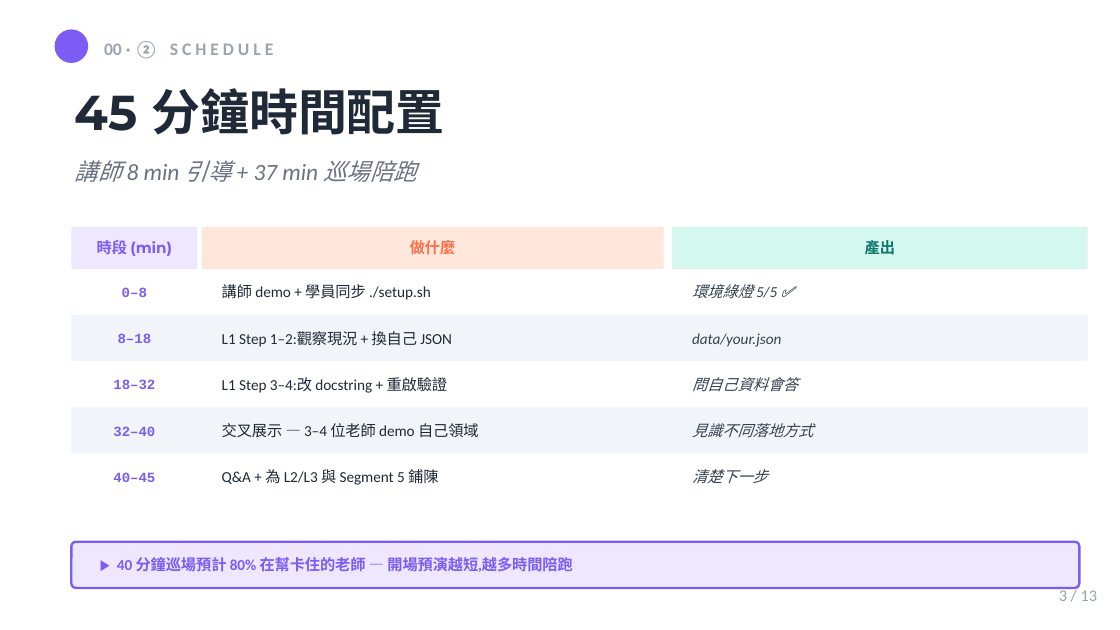
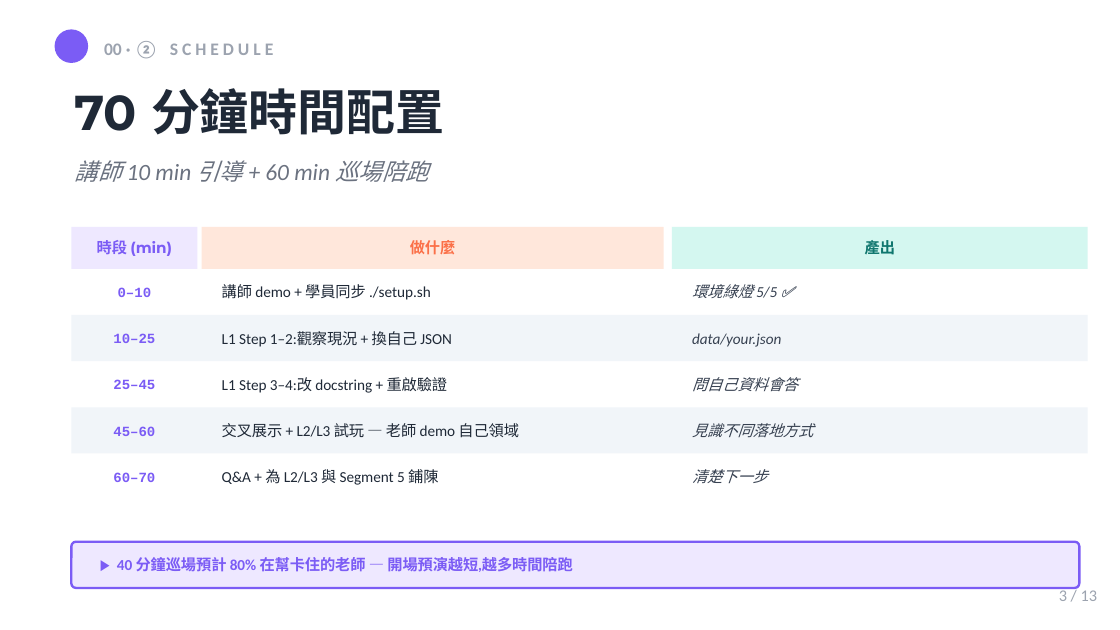
Before and after one commit to mjib007/nchu-mcp-workshop-2026, a slide deck: slide 3 of slides/04-hands-on-lab.pptx. Drawn at 1120x630 pixels with LibreOffice and Linux fonts; fonts in the diff are those of the drawing. Boxes give left, top, right and bottom in pixels: in the first picture for what was removed or moved away, otherwise in the second. Text is boxed around its words. In the diff, an @@ line names an element or a change of style, - is before the commit and + after.

Commit message:
chore: 時間表重配 — Why/How 各 20、Agentic 30、Hands-on 70、收尾 10（總 160 min）
依使用者新規劃把重心移到 hands-on:
| 段 | 舊 | 新 |
| Seg1 Why MCP       | 40 | 20 |
| Seg2 How MCP Works | 40 | 20 |
| 休息                | 10 | 10 |
| Seg3 Agentic Loop  | 35 | 30 |
| Seg4 Hands-on      | 45 | 70 |
| Seg5 收尾           | 10 | 10 |
| 總                  |180 |160 |

更新:CLAUDE.md / README 段落表 + 各段 heading、04-hands-on-lab.md
(70 分時間配置重排:10/15/20/15/10)、build-04-slides.py(cover 70min +
schedule slide 重排)+ 04 pptx 重 build、docs/index.html + index-local.html
(timeline seg-time + 各段 duration tag)。

「三小時工作坊」活動時段名稱保留(160 min 內容 + 報到/Q&A buffer 在 3hr 時段內)。

```diff
--- a/slides/04-hands-on-lab.pptx
+++ b/slides/04-hands-on-lab.pptx
@@ text at box(75, 88, 444, 135): text changed @@
-45 分鐘時間配置
+70 分鐘時間配置
@@ text at box(75, 160, 428, 182): text changed @@
-講師 8 min 引導 + 37 min 巡場陪跑
+講師 10 min 引導 + 60 min 巡場陪跑
@@ text at box(118, 287, 152, 297): text changed @@
-0–8
+0–10
@@ text at box(113, 333, 155, 343): text changed @@
-8–18
+10–25
@@ text at box(113, 379, 155, 389): text changed @@
-18–32
+25–45
@@ text at box(113, 426, 155, 436): text changed @@
-32–40
+45–60
@@ text at box(222, 423, 519, 438): text changed @@
-交叉展示 — 3–4 位老師 demo 自己領域
+交叉展示 + L2/L3 試玩 — 老師 demo 自己領域
@@ text at box(113, 472, 155, 482): text changed @@
-40–45
+60–70
```
Also in this commit, not shown: 2 other slides changed, 6 other files.
